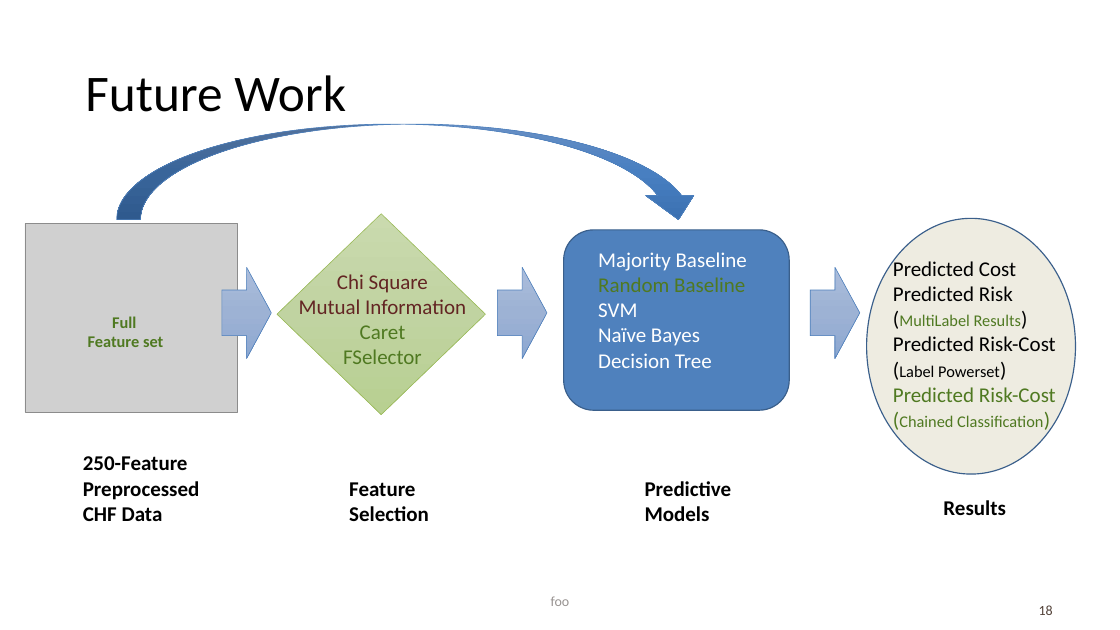
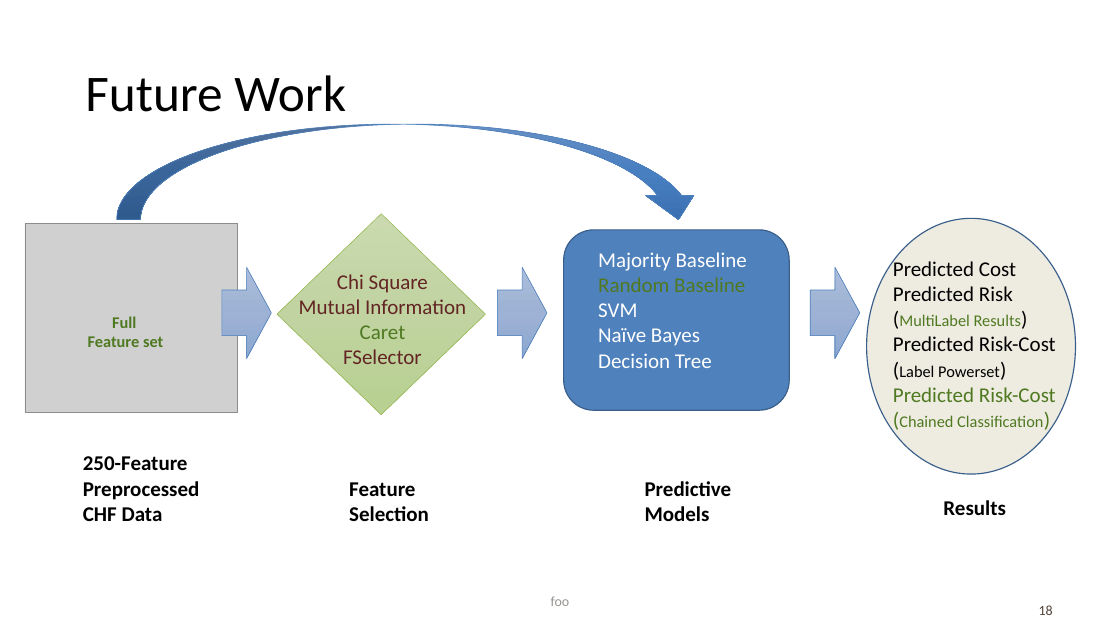
Before and after one commit to newmsc8/Machine-Learning-Project, a slide deck: slide 18 of Final - Mid Quarter Update.pptx. Drawn at 1120x630 pixels with LibreOffice and Linux fonts; fonts in the diff are those of the drawing; grey boxes stand for pictures; background and template pictures are left out. Boxes give left, top, right and bottom in pixels: in the first picture for what was removed or moved away, otherwise in the second. Text is boxed around its words. In the diff, an @@ line names an element or a change of style, - is before the commit and + after.

Commit message:
ppt

```diff
--- a/Final - Mid Quarter Update.pptx
+++ b/Final - Mid Quarter Update.pptx
@@ text at (343,349,422,364): text colour #4F7921 to #632523 in "FSelector" @@
```
